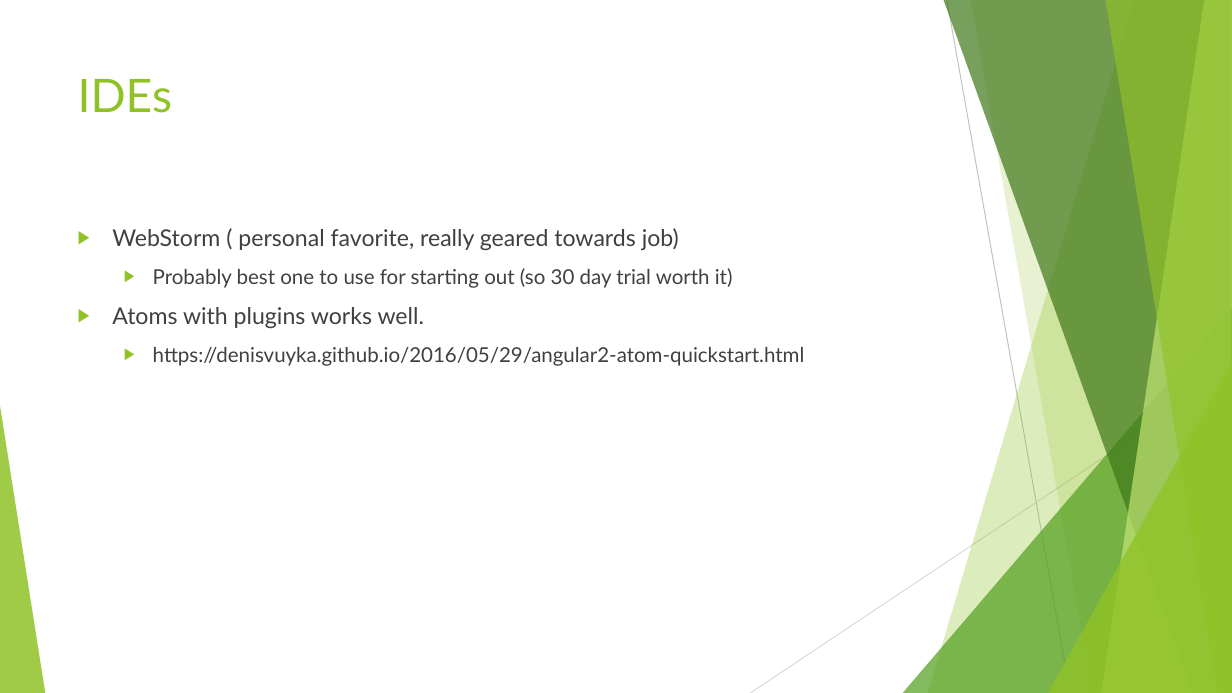
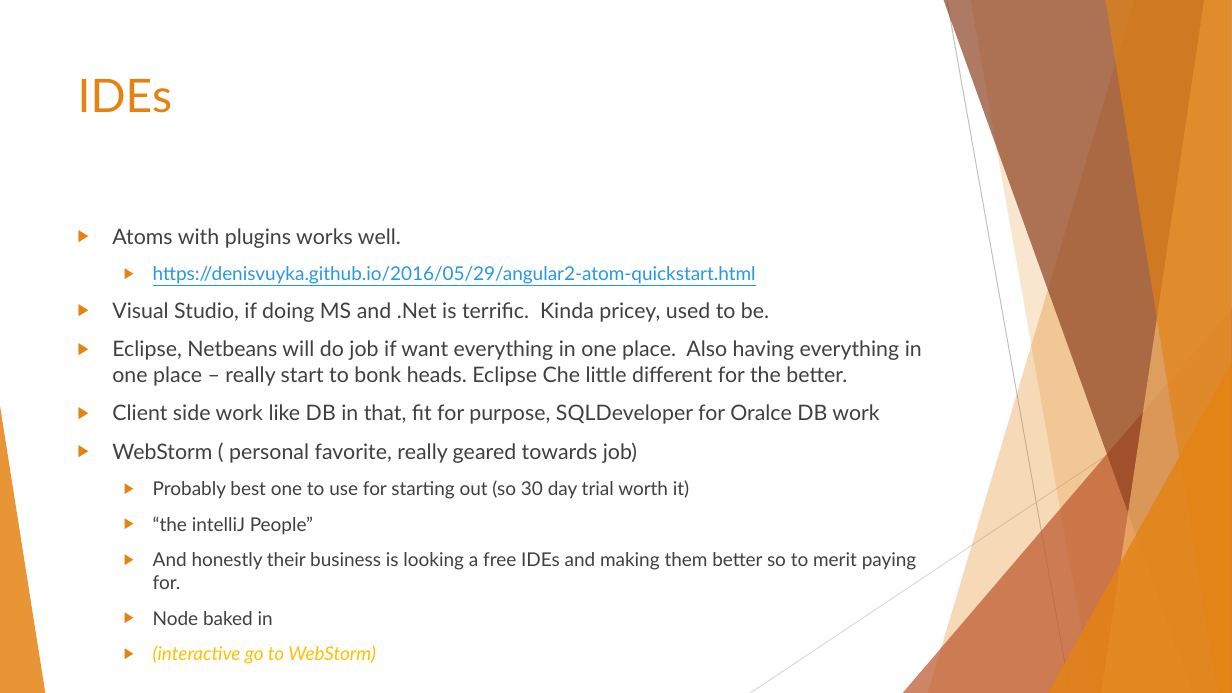
Before and after one commit to cwelrod/Demo, a slide deck: slide 3 of Angular 2 with TypeScript cont of MontJUG Spring Demo.pptx (slide 5 before the commit). Drawn at 1232x693 pixels with LibreOffice and Linux fonts; fonts in the diff are those of the drawing. Boxes give left, top, right and bottom in pixels: in the first picture for what was removed or moved away, otherwise in the second. Text is boxed around its words. In the diff, an @@ line names an element or a change of style, - is before the commit and + after.

```diff
--- a/Angular 2 with TypeScript cont of MontJUG Spring Demo.pptx
+++ b/Angular 2 with TypeScript cont of MontJUG Spring Demo.pptx
@@ freeform shape at (928, 0, 1232, 693): fill #90C226 at 30% opacity to #E48312 at 30% opacity @@
@@ freeform shape at (944, 0, 1232, 693): fill #3F7819 at 70% opacity to #8E4221 at 70% opacity @@
@@ freeform shape at (970, 0, 1232, 693): fill #90C226 at 20% opacity to #E48312 at 20% opacity @@
@@ freeform shape at (1102, 0, 1232, 693): fill #C0E474 at 70% opacity to #F3B56C at 70% opacity @@
@@ freeform shape at (1105, 0, 1232, 693): fill #90C226 at 65% opacity to #E48312 at 65% opacity @@
@@ title "IDEs" at (78, 79, 172, 113): text colour #90C226 to #E48312 @@
@@ text at (112, 228, 922, 424): paragraphs added @@
+▶ Atoms with plugins works well.
+  ▶ https://denisvuyka.github.io/2016/05/29/angular2-atom-quickstart.html
+▶ Visual Studio, if doing MS and .Net is terrific. Kinda pricey, used to be.
+▶ Eclipse, Netbeans will do job if want everything in one place. Also having everything in one place – really start to bonk heads. Eclipse Che little different for the better.
+▶ Client side work like DB in that, fit for purpose, SQLDeveloper for Oralce DB work
@@ triangle at (903, 308, 1232, 693): fill #54A021 at 72% opacity to #BD582C at 72% opacity @@
@@ triangle at (1048, 363, 1232, 693): fill #90C226 at 80% opacity to #E48312 at 80% opacity @@
@@ triangle at (0, 406, 45, 693): fill #90C226 at 85% opacity to #E48312 at 85% opacity @@
@@ text at (112, 443, 689, 499): size 18 to 16.6 pt in "WebStorm ( personal favorite, really geared towards ..."; size 16 to 14.8 pt in "Probably best one to use for starting ..."; bullet colour #90C226 to #E48312 @@
@@ text at (153, 516, 917, 663): text changed; size 16 to 14.8 pt @@
-▶ Atoms with plugins works well.
-  ▶ https://denisvuyka.github.io/2016/05/29/angular2-atom-quickstart.html
+  ▶ “the intelliJ People”
+  ▶ And honestly their business is looking a free IDEs and making them better so to merit paying for.
+  ▶ Node baked in
+  ▶ (interactive go to WebStorm)
```
Also in this commit, not shown: 14 other slides changed, 1 slide added, 11 slides removed.
